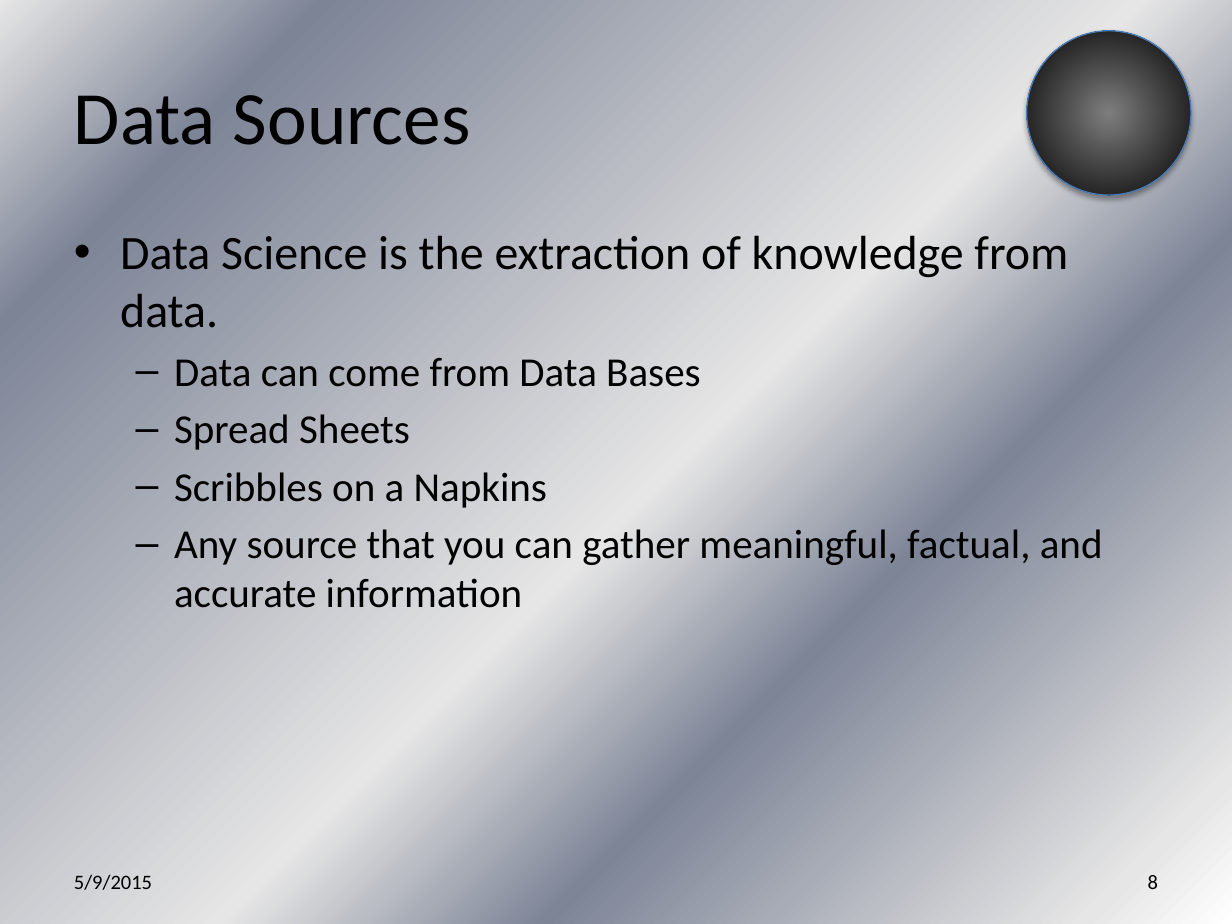
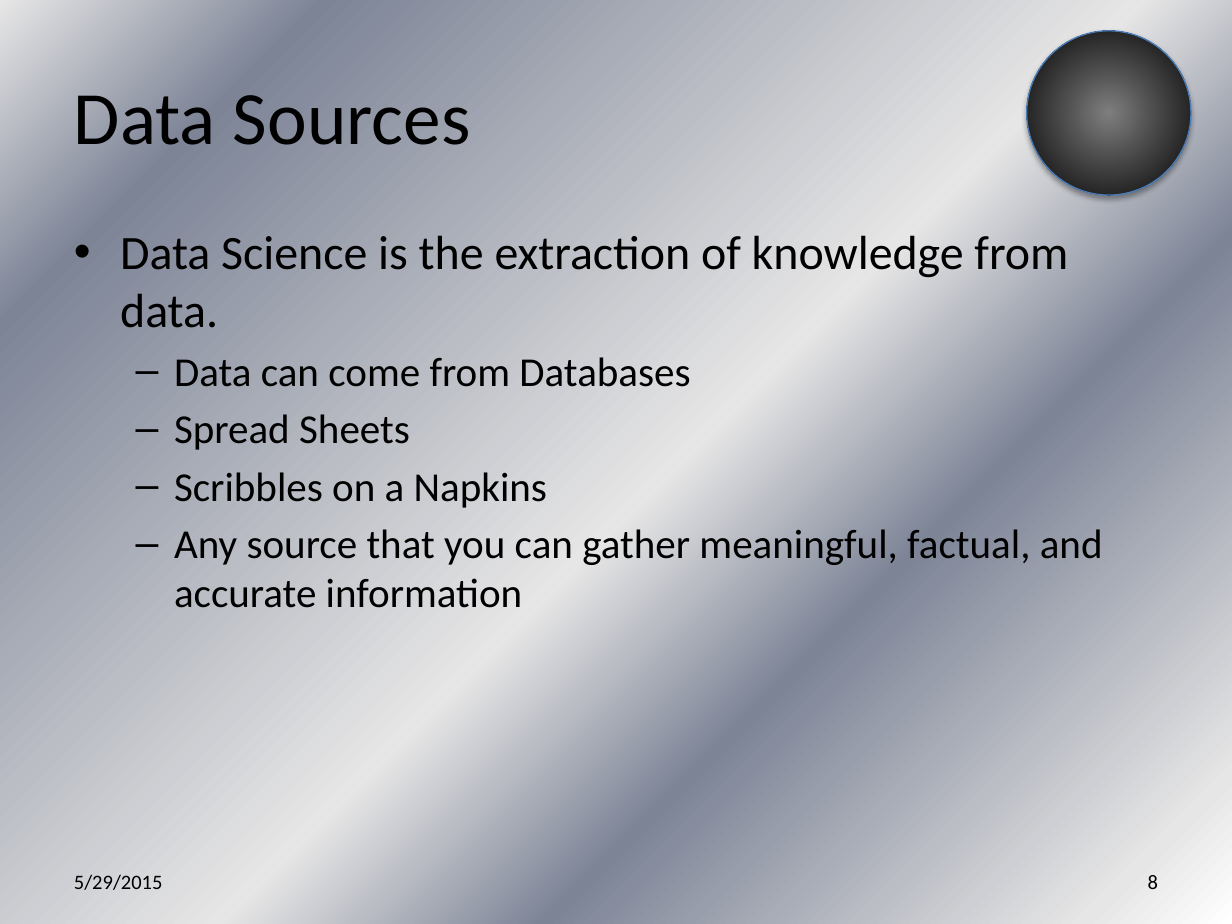
Before and after one commit to jegroom102080/What_is_Data_Science_Anyway, a slide deck: slide 8 of What is Data Science Anyway.pptx. Drawn at 1232x924 pixels with LibreOffice and Linux fonts; fonts in the diff are those of the drawing. Boxes give left, top, right and bottom in pixels: in the first picture for what was removed or moved away, otherwise in the second. Text is boxed around its words. In the diff, an @@ line names an element or a change of style, - is before the commit and + after.

```diff
--- a/What is Data Science Anyway.pptx
+++ b/What is Data Science Anyway.pptx
@@ text at box(174, 357, 690, 387): text changed @@
-  – Data can come from Data Bases
+  – Data can come from Databases
@@ text at box(74, 874, 163, 890): text changed @@
-5/9/2015
+5/29/2015
```
Also in this commit, not shown: 43 other slides changed, 1 slide added, 1 other file.
